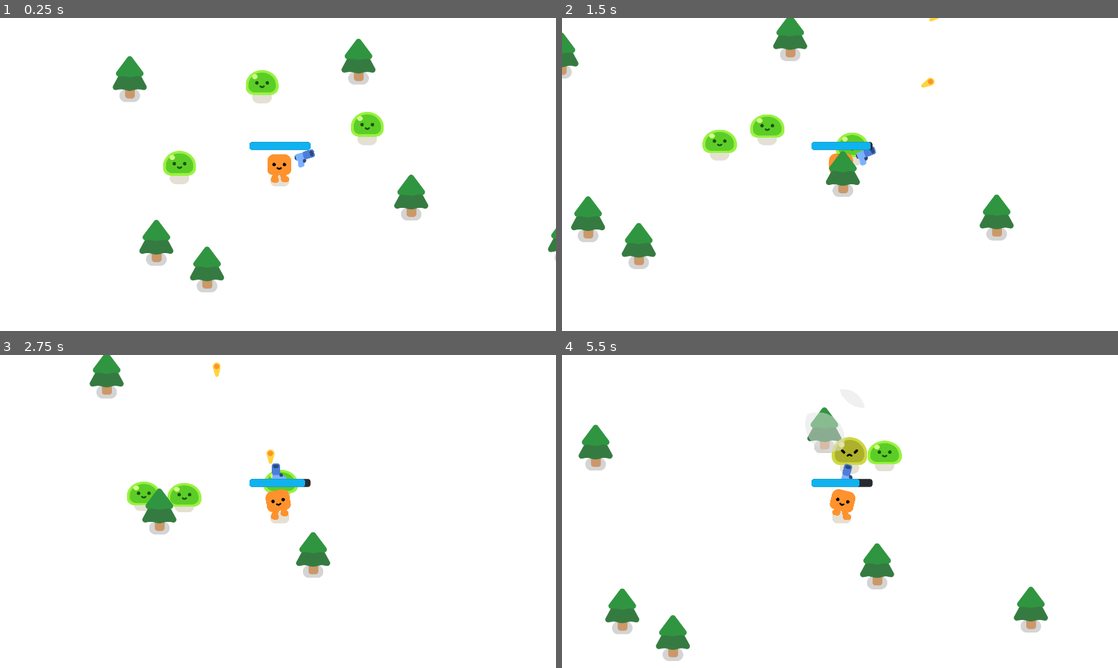
Above: before the commit, frames 1-4 (two rows, left to right).
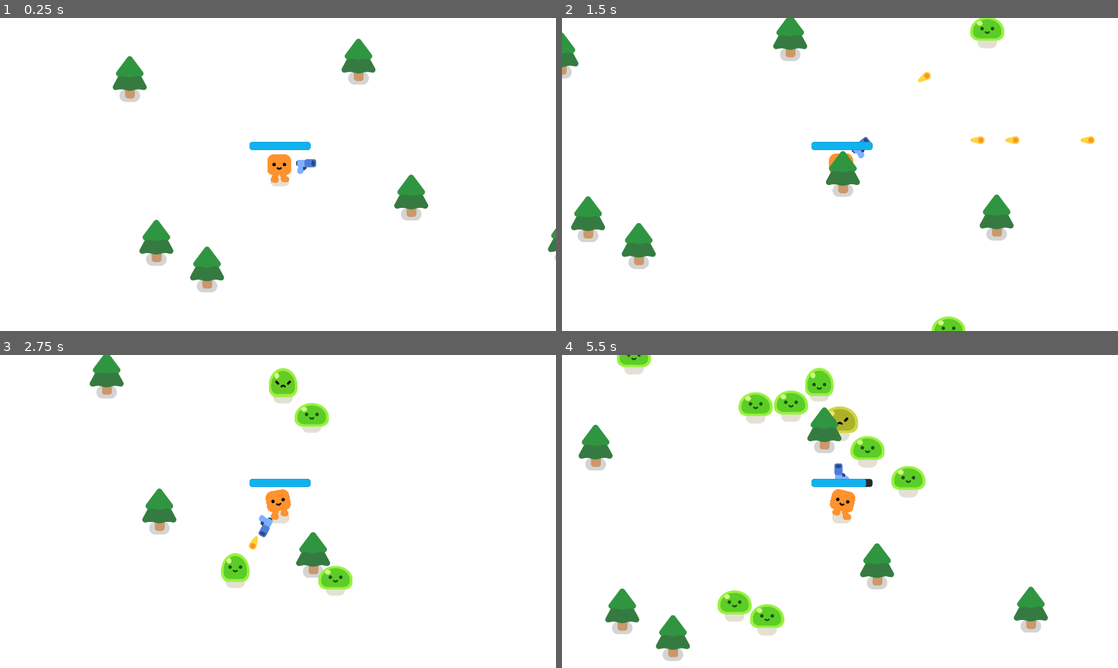
Above: after the commit, the same moments.

Repository: j-j4y/game_dev
Game: Godot game, scene res://seals_game.tscn
Two runs of this game, one before a commit and one after it. Both use one fixed random seed, a clock stepped at 60 frames per second and the inputs below.
Inputs:
- Up to frame 1 (0.25 s): no input
- Up to frame 2 (1.5 s): hold D (move_right) 0.53-1.28 s; hold S (move_down) from 1.28 s (still down)
- Up to frame 3 (2.75 s): release S (move_down) at 2.03 s; hold D (move_right) from 2.03 s (still down)
- Up to frame 4 (5.5 s): release D (move_right) at 2.78 s; hold W (move_up) 2.78-3.53 s; hold A (move_left) 3.53-5.03 s; hold S (move_down) from 5.03 s (still down)

The runs differ from the first frame. In frame 1, 1.6% of the frame differs, in the area x 29-69%, y 16-54%; in frame 2, 2.2%; in frame 3, 3.2%; in frame 4, 5.1%, in the area x 9-66%, y 0-90%.

Commit message:
added random mod spawn

Diff:
--- /dev/null
+++ b/2d-project-assets/seals_game.gd
@@ -0,0 +1,11 @@
+extends Node2D
+
+func spawn_mob():
+	var new_mob = preload("res://enemy.tscn").instantiate()
+	%PathFollow2D.progress_ratio = randf()
+	new_mob.global_position = %PathFollow2D.global_position
+	add_child(new_mob)
+
+
+func _on_timer_timeout() -> void:
+	spawn_mob()
--- a/2d-project-assets/seals_game.tscn
+++ b/2d-project-assets/seals_game.tscn
@@ -1,11 +1,18 @@
 [gd_scene format=3 uid="uid://nail6f8vrigo"]
 
 [ext_resource type="PackedScene" uid="uid://c1sx7bic4uhdj" path="res://player.tscn" id="1_08gei"]
+[ext_resource type="Script" uid="uid://bfhocmnq22elm" path="res://seals_game.gd" id="1_ttf6g"]
 [ext_resource type="PackedScene" uid="uid://c0gpy0pye4jr6" path="res://tree.tscn" id="2_dvvpt"]
-[ext_resource type="PackedScene" uid="uid://v45siqi72g4b" path="res://enemy.tscn" id="3_sr4e8"]
+
+[sub_resource type="Curve2D" id="Curve2D_auq32"]
+_data = {
+"points": PackedVector2Array(0, 0, 0, 0, -140, -216, 0, 0, 0, 0, -215, 1252, 0, 0, 0, 0, 2053, 1319, 0, 0, 0, 0, 2061, -200, 0, 0, 0, 0, -140, -216)
+}
+point_count = 5
 
 [node name="Game" type="Node2D" unique_id=1711068022]
 y_sort_enabled = true
+script = ExtResource("1_ttf6g")
 
 [node name="CanvasLayer" type="CanvasLayer" parent="." unique_id=1340089019]
 layer = -2
@@ -35,11 +42,17 @@
 [node name="pine tree6" parent="." unique_id=997964554 instance=ExtResource("2_dvvpt")]
 position = Vector2(1258, 711)
 
-[node name="enemy" parent="." unique_id=108647496 instance=ExtResource("3_sr4e8")]
-position = Vector2(1176, 427)
+[node name="Path2D" type="Path2D" parent="." unique_id=1062467254]
+scale = Vector2(0.9879202, 1)
+curve = SubResource("Curve2D_auq32")
 
-[node name="enemy2" parent="." unique_id=1287857351 instance=ExtResource("3_sr4e8")]
-position = Vector2(383, 592)
+[node name="PathFollow2D" type="PathFollow2D" parent="Path2D" unique_id=479696648]
+unique_name_in_owner = true
+position = Vector2(-140, -216)
+rotation = 1.6218419
 
-[node name="enemy3" parent="." unique_id=1017815904 instance=ExtResource("3_sr4e8")]
-position = Vector2(728, 237)
+[node name="Timer" type="Timer" parent="." unique_id=922484424]
+wait_time = 0.4
+autostart = true
+
+[connection signal="timeout" from="Timer" to="." method="_on_timer_timeout"]
Not shown, added: 2d-project-assets/seals_game.gd.uid
